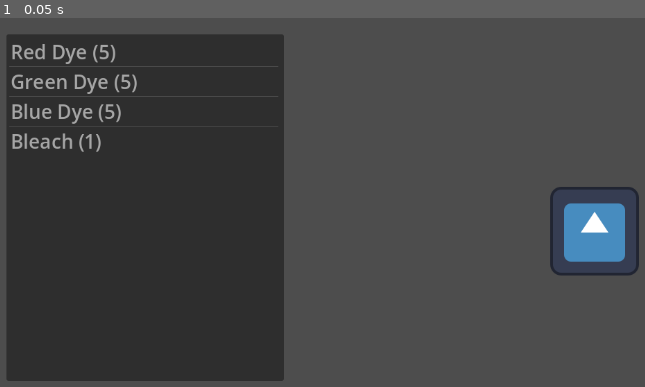
Above: before the commit, frame 1.
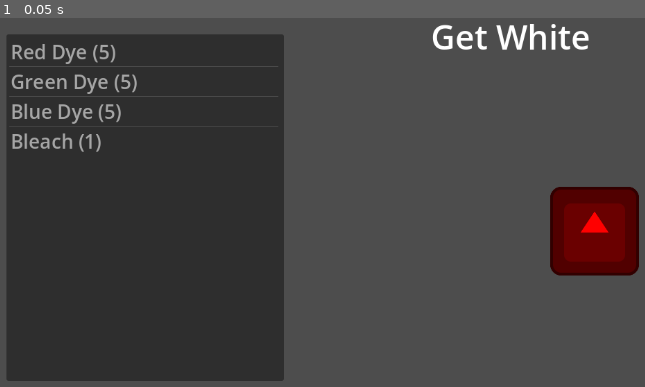
Above: after the commit, the same moment.

Repository: etherware-novice/poisongamejam
Game: Godot game, scene res://scripts/main_game_loop.tscn
Two runs of this game, one before a commit and one after it. Both use one fixed random seed, a clock stepped at 60 frames per second and the inputs below. The engine's default icon, where the game draws it, is replaced by a stand-in: a white triangle on a blue panel in a dark square.
Inputs:
- Up to frame 1 (0.05 s): no input

The runs differ from the first frame. In frame 1, 4.0% of the frame differs, in the area x 67-100%, y 1-70%.

Commit message:
finally got a gameplay loop going!

Diff:
--- a/scripts/constants.gd
+++ b/scripts/constants.gd
@@ -3,12 +3,12 @@
 # first entry is which entry this will become when red is addded, then green, blue
 var colorsMixIndex = [
 	[1, 4, 6], 	# white -> 	red, green, blue
-	[1, 8, 7],	# red ->	red, brown, violet
+	[2, 8, 7],	# red ->	orange, brown, violet
 	[1, 3, 8],	# orange ->	red, yellow, brown
 	[2, 4, 4],	# yellow -> orange, green, green
 	[8, 4, 5],	# green -> 	brown, green, greenblue
 	[8, 4, 6],	# grblue ->	brown, green, blue
-	[7, 4, 5],	# blue ->	violet, green, greenblue
+	[7, 4, 6],	# blue ->	violet, green, greenblue
 	[1, 8, 6],	# violet ->	red, brown, blue
 	[1, 4, 6]	# brown ->	red, green, blue
 ]
@@ -24,6 +24,6 @@
 ]
 
 var renderColor = [
-	Color(0, 0, 0), Color.RED, Color.ORANGE, Color.YELLOW, Color.GREEN, Color.LIGHT_SEA_GREEN,
+	Color(1, 1, 1), Color.RED, Color.ORANGE, Color.YELLOW, Color.GREEN, Color.LIGHT_SEA_GREEN,
 	Color.BLUE, Color.DARK_VIOLET, Color.BROWN
 ]
--- a/scripts/main_game_loop.gd
+++ b/scripts/main_game_loop.gd
@@ -2,7 +2,20 @@
 
 
 func _ready():
-	pass
+	startRound()
+
+func startRound():
+	randomize()
+	var startingColor = randi() % constants.colorID.size()
+	var goalColor = startingColor
+	while goalColor == startingColor:
+		goalColor = randi() % constants.colorID.size()
+
+	$patient.curColor = startingColor
+	$patient.goalColor = goalColor
+	$patient.checkComplete()
+
+	$status.text = "Get " + constants.colorID[goalColor]
 
 # Called every frame. 'delta' is the elapsed time since the previous frame.
 func _process(delta):
@@ -11,3 +24,6 @@
 
 func _on_patient_complete():
 	print("you did it")
+	$status.text = "Good Job!"
+	await get_tree().create_timer(3).timeout
+	startRound()
--- a/scripts/main_game_loop.tscn
+++ b/scripts/main_game_loop.tscn
@@ -33,5 +33,13 @@
 theme_override_font_sizes/font_size = 28
 script = ExtResource("4_51ai2")
 
+[node name="status" type="Label" parent="."]
+offset_left = 666.0
+offset_top = 86.0
+offset_right = 1058.0
+offset_bottom = 199.0
+theme_override_font_sizes/font_size = 48
+text = "placeholder"
+
 [connection signal="complete" from="patient" to="." method="_on_patient_complete"]
 [connection signal="item_clicked" from="itembag" to="itembag" method="_on_item_clicked"]
